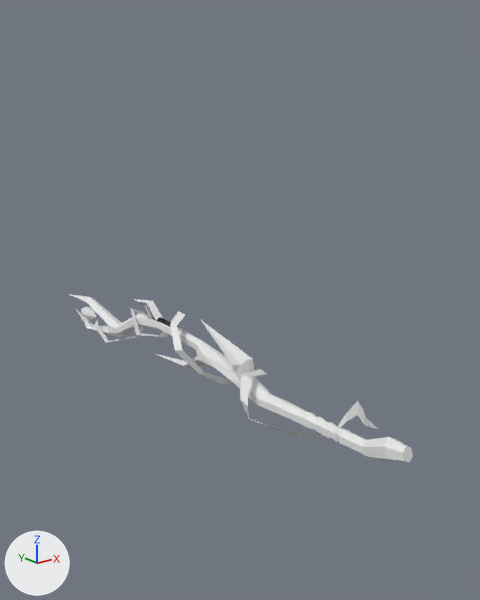
A saved change to the FBX model Assets/Models/Items/Weapons/MagicStaff/Staff_01.fbx.
Rendered twice from a 50 mm camera at (-1.303, -1.899, 0.918) aimed at (0.185, -0.039, 0.173). The axes (+X, +Y, +Z) are drawn at lower left. The lights are the same throughout. Materials are left out; every surface is plain grey.

Objects in the first picture: 'Crystal', 'Ribbon', 'Staff_01'.
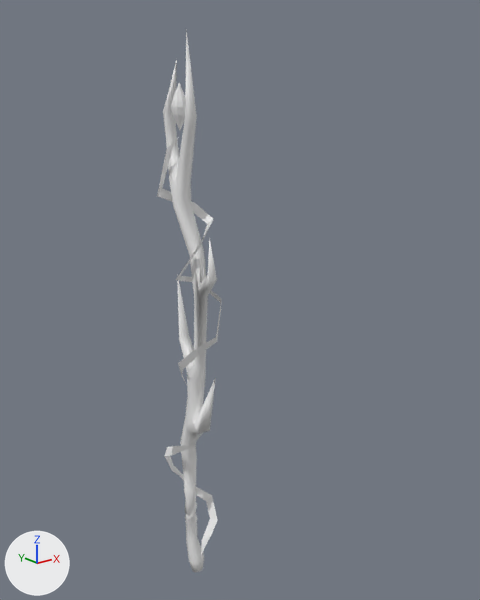
Changed parts and their boxes (x1, y1, x2, y2) in the pictures (480 x 600 px):
```json
{"object": "Staff_01", "change": "reshaped, turned", "before": [68, 294, 413, 463], "after": [163, 29, 217, 573]}
{"object": "Ribbon", "change": "turned", "before": [94, 308, 378, 437], "after": [157, 137, 221, 556]}
{"object": "Crystal", "change": "turned", "before": [81, 307, 96, 319], "after": [171, 83, 185, 130]}
```

Scene script edits in JSON lines:
```json
{"block": "me_меш", "where": "me_меш.from_pydata(...)  # 184 vertices, 344 faces; spans x -0.03..0.03, y -0.98..1.12, z -0.17..0.14"}
{"block": "me_меш", "where": "# used by ob_staff_01; location = (0.0, 0.0, 0.0)"}
{"block": "me_меш", "change": "me_меш part 1: the surface is now shaded smooth"}
{"op": "set", "path": "ob_ribbon.rotation_euler", "old": "(0.0, 0.0, 0.0)", "new": "(1.594, 0.0, 0.0)", "note": "degrees (0, 0, 0) -> degrees (91, 0, 0)"}
{"op": "set", "path": "ob_staff_01.rotation_euler", "old": "(0.0, 0.0, 0.0)", "new": "(1.594, 0.0, 0.0)", "note": "degrees (0, 0, 0) -> degrees (91, 0, 0)"}
{"op": "set", "path": "ob_crystal.rotation_euler", "old": "(0.0, 0.0, 0.0)", "new": "(1.594, 0.0, 0.0)", "note": "degrees (0, 0, 0) -> degrees (91, 0, 0)"}
```
